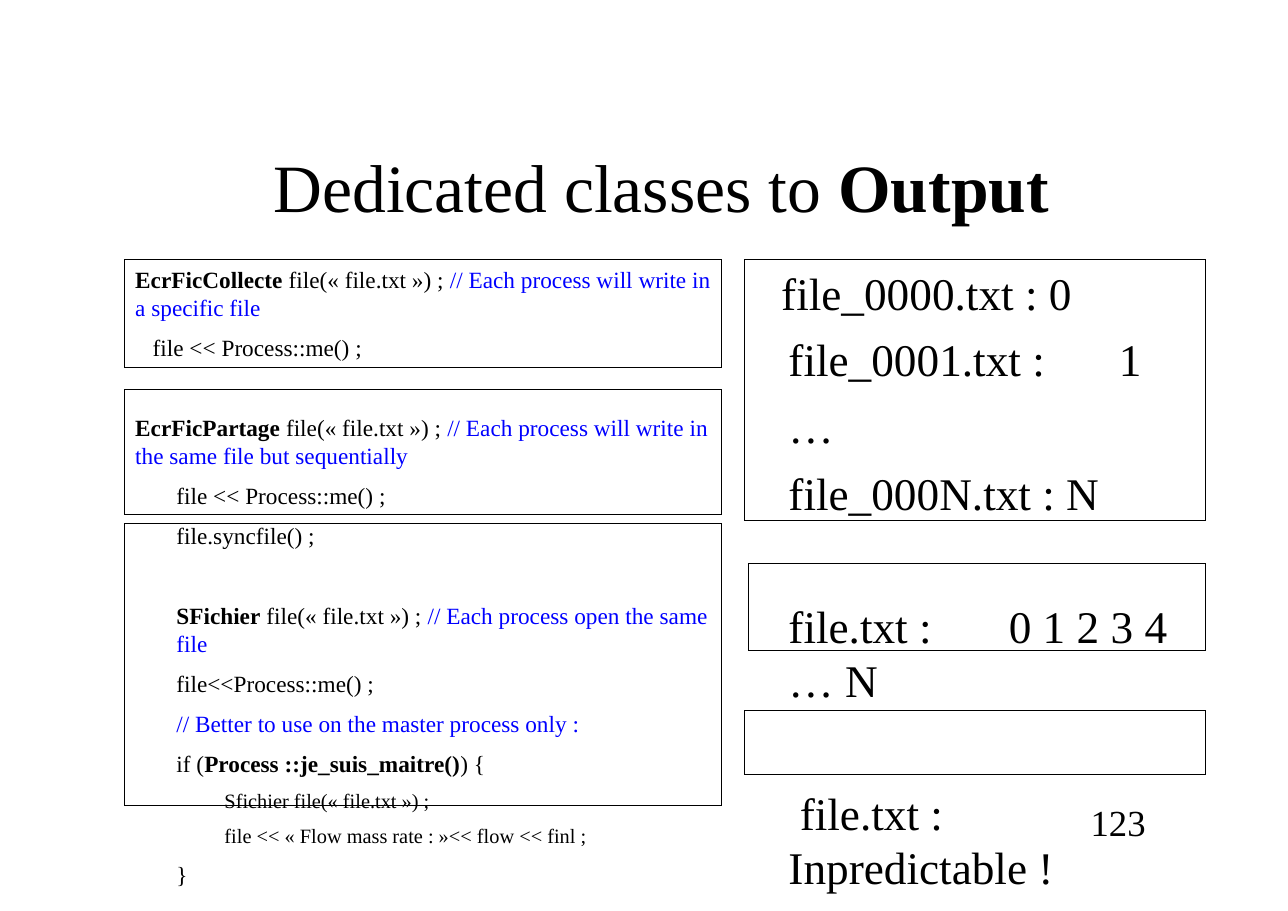
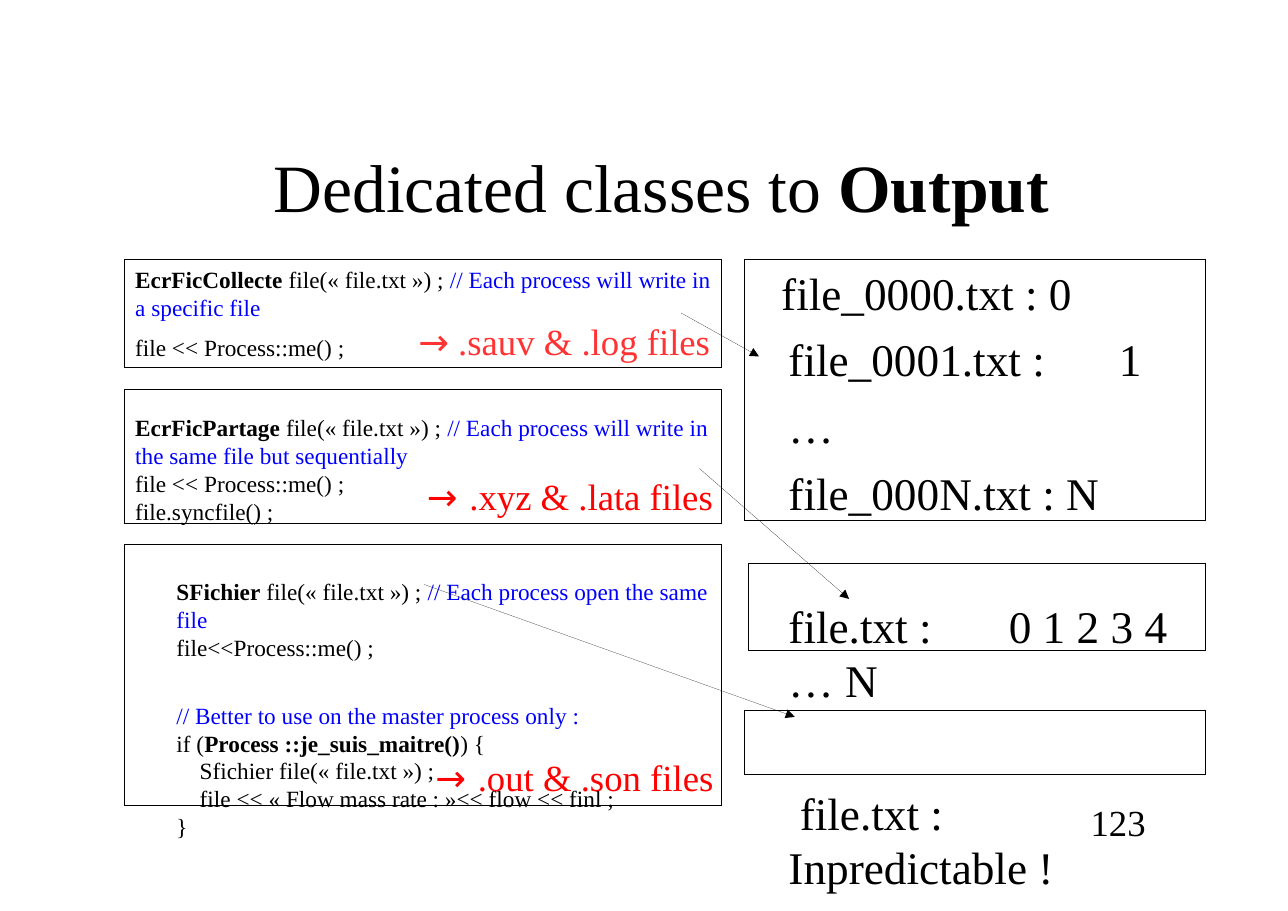
Before and after one commit to cea-trust-platform/trust-code, a slide deck: slide 123 of doc/TRUST/Developer_TRUST_presentation.odp. Drawn at 1288x911 pixels with LibreOffice and Linux fonts; fonts in the diff are those of the drawing; background and template pictures are left out. Boxes give left, top, right and bottom in pixels: in the first picture for what was removed or moved away, otherwise in the second. Text is boxed around its words. In the diff, an @@ line names an element or a change of style, - is before the commit and + after.

```diff
--- a/doc/TRUST/Developer_TRUST_presentation.odp
+++ b/doc/TRUST/Developer_TRUST_presentation.odp
@@ text added at (458,326,710,362), 24 pt, text #FF3333 @@
+→ .sauv & .log files
@@ arrow added from (681, 313) to (759, 356), #000000 0 pt @@
@@ rectangle: place and size @@
-rectangle at (125,389,722,515)
+rectangle at (125,389,722,523)
@@ text at (135,419,708,808): text changed @@
-EcrFicPartage file(« file.txt ») ; // Each process will write in the same file but sequentially
-file << Process::me() ;
-file.syncfile() ;
-SFichier file(« file.txt ») ; // Each process open the same file
-file<<Process::me() ;
-// Better to use on the master process only :
-if (Process ::je_suis_maitre()) {
-  Sfichier file(« file.txt ») ;
-  file << « Flow mass rate : »<< flow << finl ;
-}
+EcrFicPartage file(« file.txt ») ; // Each process will write in the same file but sequentially
+file << Process::me() ;
+file.syncfile() ;
+SFichier file(« file.txt ») ; // Each process open the same file
+file<<Process::me() ;
+// Better to use on the master process only :
+if (Process ::je_suis_maitre()) {
+Sfichier file(« file.txt ») ;
+file << « Flow mass rate : »<< flow << finl ;
+}
@@ arrow added from (700, 468) to (849, 599), #000000 0 pt @@
@@ text added at (469,484,713,518), 24 pt, text #FF0000 @@
+→ .xyz & .lata files
@@ rectangle: place and size @@
-rectangle at (125,523,722,804)
+rectangle at (125,544,722,805)
@@ arrow added from (424, 584) to (794, 717), #000000 0 pt @@
@@ text added at (478,765,713,799), 24 pt, text #FF0000 @@
+→ .out & .son files
```
Also in this commit, not shown: 33 other slides changed, 1 slide removed, 14 other files.
